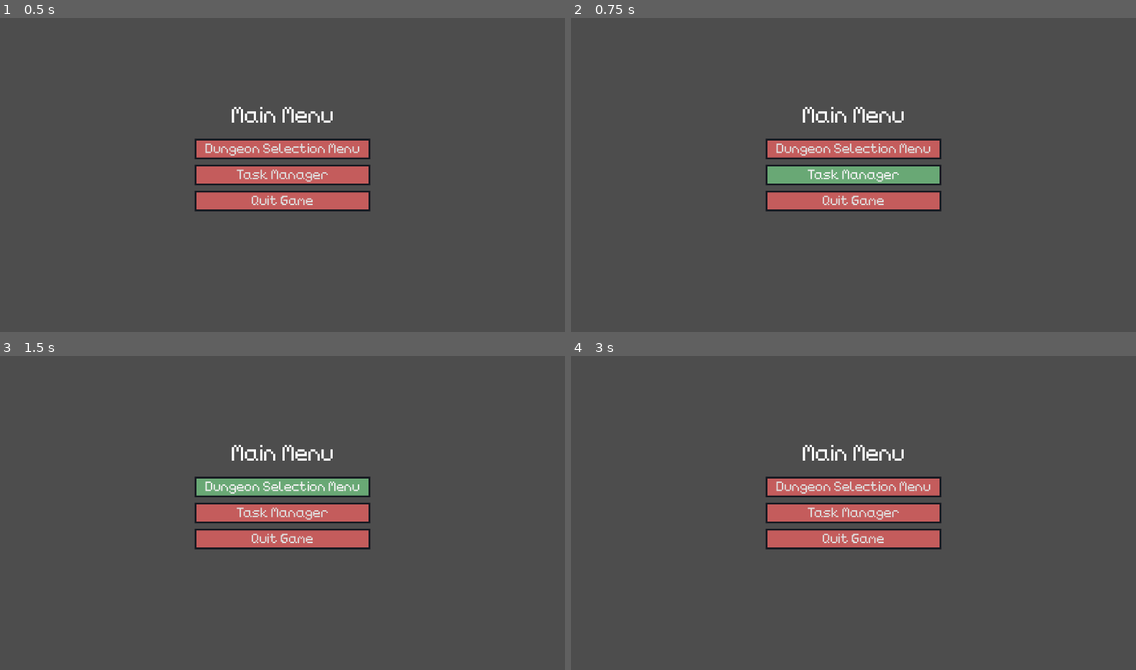
Above: before the commit, frames 1-4 (two rows, left to right).
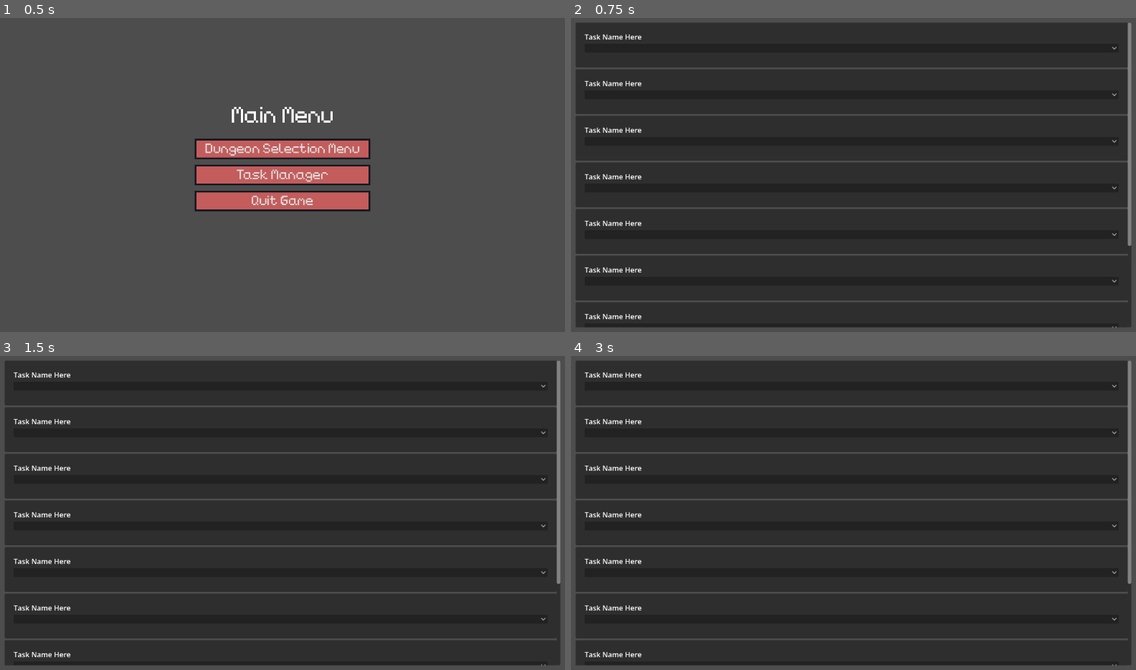
Above: after the commit, the same moments.

Repository: TheHumanMRP/RPG-Life-Tracker
Game: Godot game, scene res://Folders/Systems/Main/Scenes/main_scene.tscn
The game is run twice, just before and just after one commit, with the same random seed, the same clock (stepped at 60 frames per second) and the same inputs. The engine's default icon, where the game draws it, is replaced by a stand-in: a white triangle on a blue panel in a dark square.
Inputs (mouse positions are in pixels of both pictures, inside the frame that each line leads up to):
- Up to frame 1 (0.5 s): no input
- Up to frame 2 (0.75 s): click "Task Manager" at 0.5 s
- Up to frame 3 (1.5 s): click (282, 487) at 1.25 s, where only the run before the commit has a clickable "Dungeon Selection Menu"
- Up to frame 4 (3 s): click (853, 387) at 2.02 s; move the mouse to (977, 497) at 2.77 s; hold D (move_right) from 2.78 s (still down); tap T (add_test_sword) at 2.85 s; click (977, 497) at 2.92 s

Frame 1 is identical in both runs. In frame 2, 90% of the frame differs, in the area x 0-100%, y 1-99%; in frame 3, 90%; in frame 4, 90%.
Error before the commit: Parse Error: Cannot call non-static function "add_test_sword()" on the class "AllGlobalItemsManager" directly. Make an instance instead. (res://Folders/Systems…
Error after the commit: Invalid call. Nonexistent function 'get_all_global_items_manager' in base 'Node (info_getter.gd)'. (res://Folders/Systems/Globals/global.gd:110)

Commit message:
Auto commit at 2026-09-22 15:46:26

Diff:
--- a/Folders/Systems/Globals/global.gd
+++ b/Folders/Systems/Globals/global.gd
@@ -107,7 +107,7 @@
 
 func _process(delta: float) -> void:
 	if Input.is_action_just_pressed("add_test_sword"):
-		AllGlobalItemsManager.add_test_sword()
+		InfoGetter.get_all_global_items_manager().add_test_sword()
 
 
 # ============================================================================
--- a/Folders/Systems/Inventory_System/Scripts/Hotbar/hotbar_slot.gd
+++ b/Folders/Systems/Inventory_System/Scripts/Hotbar/hotbar_slot.gd
@@ -82,7 +82,7 @@
 # ------------------------------------------------------------------------------
 
 func get_item() -> ItemEntry:
-	return AllGlobalItemsManager.get_item_by_id(InfoGetter.get_hotbar()[slot_index])
+	return InfoGetter.get_all_globla_items_manager().get_item_by_id(InfoGetter.get_hotbar()[slot_index])
 
 
 # ------------------------------------------------------------------------------
